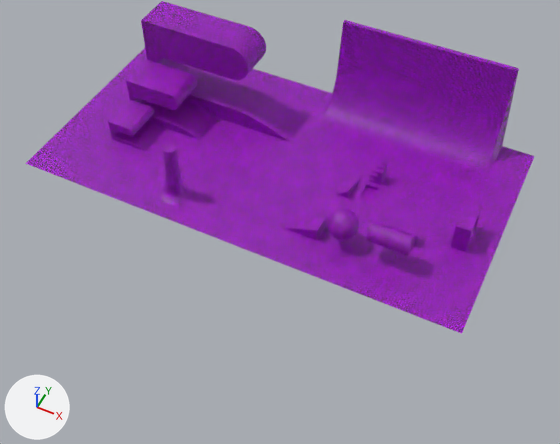
Before and after pictures for a commit that changed the Blender file maps/MovementTesting/MovementTesting.blend.
Camera for both pictures: a camera (50 mm lens) standing at (71.0, -215.0, 227.0) and looking at (-20.0, -34.0, 0.0). Lighting does not change. The marker at lower left points along +X, +Y and +Z.
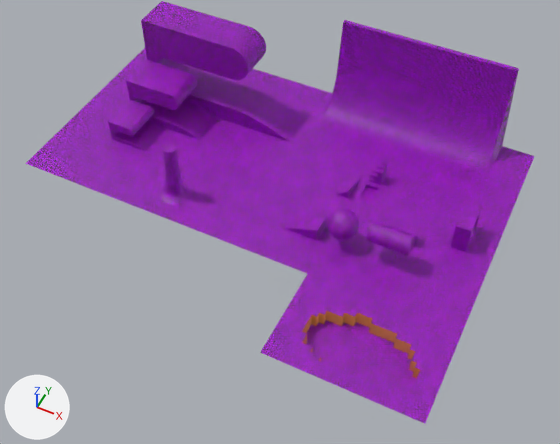
Changed parts and their boxes (x1, y1, x2, y2) in the pictures (560 x 444 px):
```json
{"object": "Plane", "change": "reshaped", "before": [26, 1, 534, 334], "after": [26, 1, 534, 423]}
{"part": 1, "of": "me_plane", "change": "added", "after": [260, 274, 462, 423]}
```

The change, as JSON lines over the scene's bpy script:
```json
{"op": "add", "block": "mat_material_001", "code": ["mat_material_001 = principled_material('Material.001')", "mat_material_001.base_color = (0.8, 0.332, 0.0541)  # orange #e79c42"]}
{"block": "me_plane", "where": "# used by ob_plane; location = (0.0, 0.0, 0.0)"}
{"op": "remove", "block": "me_plane", "code": "me_plane.from_pydata(...)  # 6813 vertices, 7529 faces; spans x -130.0..60.0, y -52.0..48.0, z -2.0..40.0"}
{"op": "add", "block": "me_plane", "code": "me_plane.from_pydata(...)  # 7600 vertices, 8297 faces; spans x -130.0..60.0, y -90.0..48.0, z -6.0..40.0"}
{"block": "me_plane", "change": "me_plane part 1: 787 vertices added at x 1.0..60.0, y -90.0..-54.0, z -6.0..0.0"}
{"op": "add", "block": "me_plane", "code": "me_plane.materials.append(mat_material_001)  # orange #e79c42"}
```
